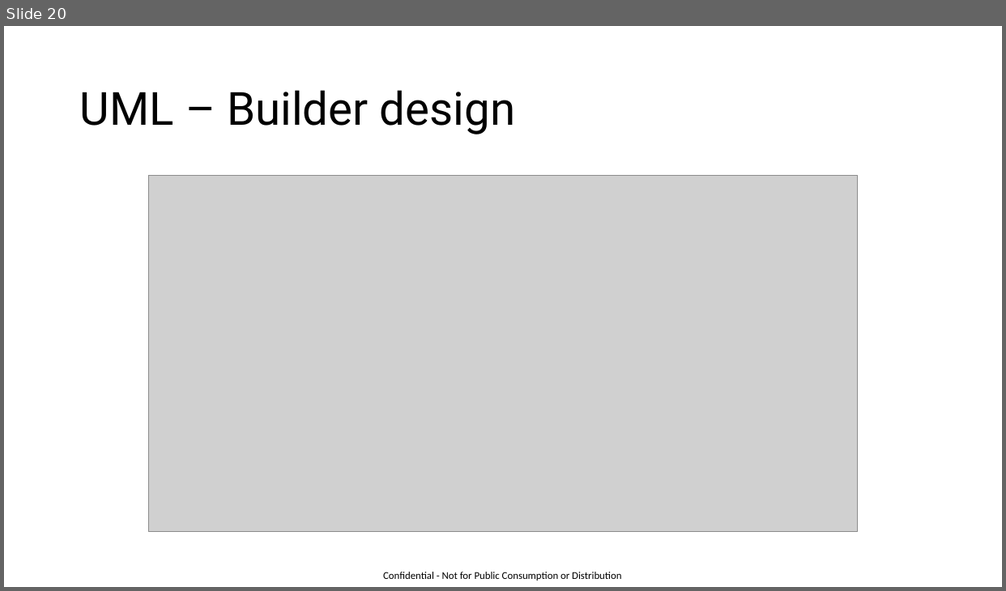
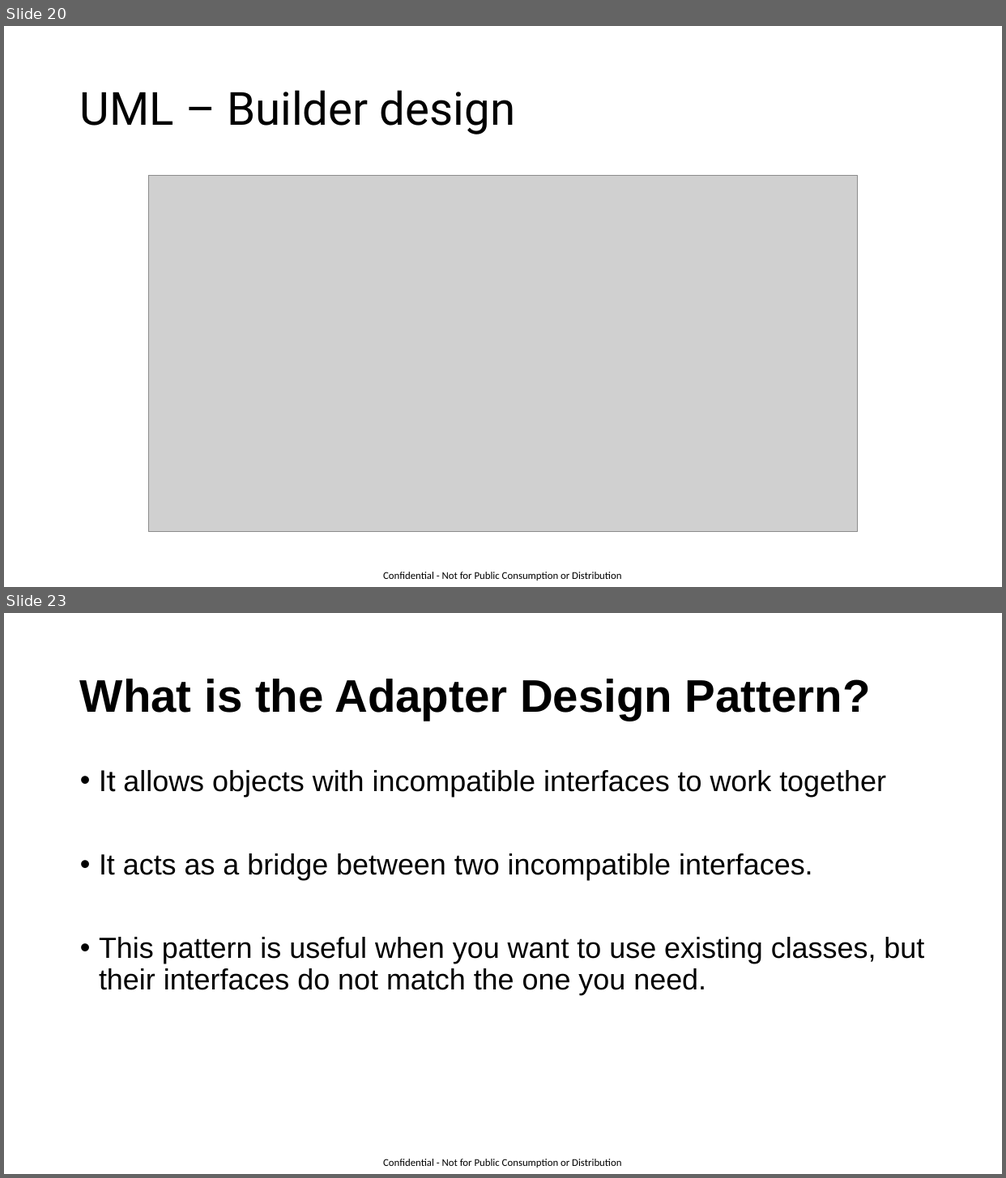
Before and after one commit to GaneshIT/CaseStudyFiles, a slide deck: Design Patterns.pptx. Shown one above the other, each under a label of ours: slide 20 before the commit, slides 20 and 23 after it; the slides between them are not shown. The pictures are 1006x591 and 1006x1178 pixels, drawn with LibreOffice and Linux fonts; fonts in the diff are those of the drawing; grey boxes stand for pictures. Boxes give left, top, right and bottom in pixels: in the first picture for what was removed or moved away, otherwise in the second. Text is boxed around its words. In the diff, an @@ line names an element or a change of style, - is before the commit and + after.

```diff
--- a/Design Patterns.pptx
+++ b/Design Patterns.pptx
@@ slide 23 added at (4, 613, 1002, 1174), background #FFFFFF; not listed: 1 template element that a slide beside it also shows @@
@@ title added at (80, 679, 871, 720), 44 pt, text #000000, bold @@
+What is the Adapter Design Pattern?
@@ text added at (99, 770, 924, 995), 28 pt, text #000000 @@
+• It allows objects with incompatible interfaces to work together
+• It acts as a bridge between two incompatible interfaces.
+• This pattern is useful when you want to use existing classes, but their interfaces do not match the one you need.
```
Also in this commit, not shown: 10 other slides added, 3 other files.
